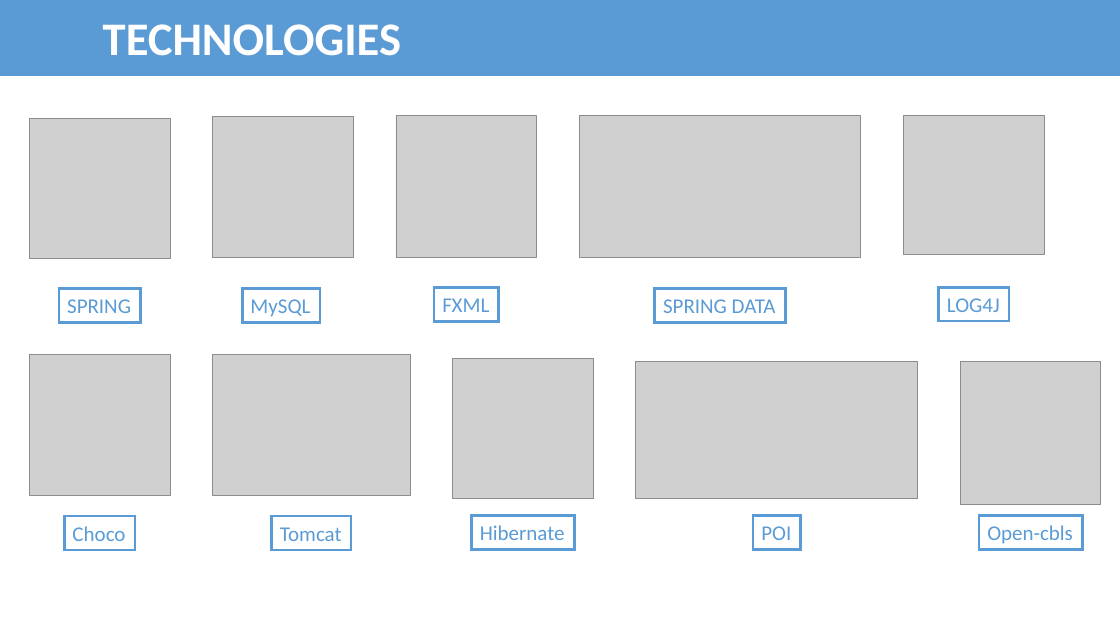
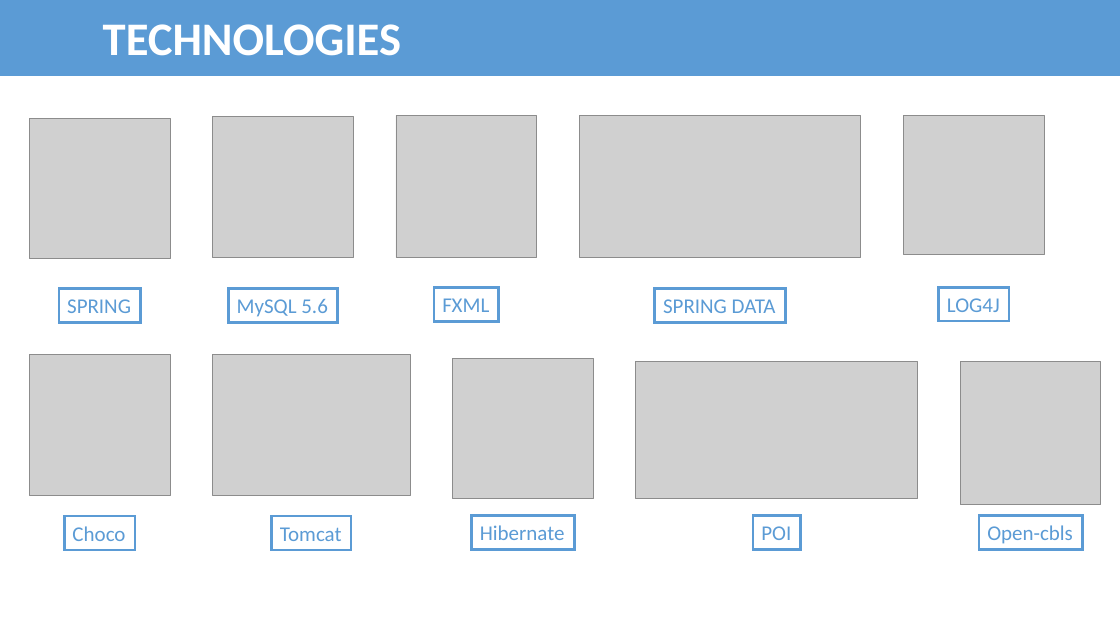
Before and after one commit to bee-lullaby/FinalProject, a slide deck: slide 6 of Documents/demo Presentation.pptx (slide 3 before the commit). Drawn at 1120x630 pixels with LibreOffice and Linux fonts; fonts in the diff are those of the drawing; grey boxes stand for pictures. Boxes give left, top, right and bottom in pixels: in the first picture for what was removed or moved away, otherwise in the second. Text is boxed around its words. In the diff, an @@ line names an element or a change of style, - is before the commit and + after.

```diff
--- a/Documents/demo Presentation.pptx
+++ b/Documents/demo Presentation.pptx
@@ rectangle "MySQL 5.6": place and size @@
-rectangle "MySQL 5.6" at [242, 289, 319, 323]
+rectangle "MySQL 5.6" at [229, 289, 338, 323]
@@ text in rectangle at [237, 299, 328, 317]: text changed @@
-MySQL
+MySQL 5.6
```
Also in this commit, not shown: 2 other slides changed, 3 slides added, 9 other files.
